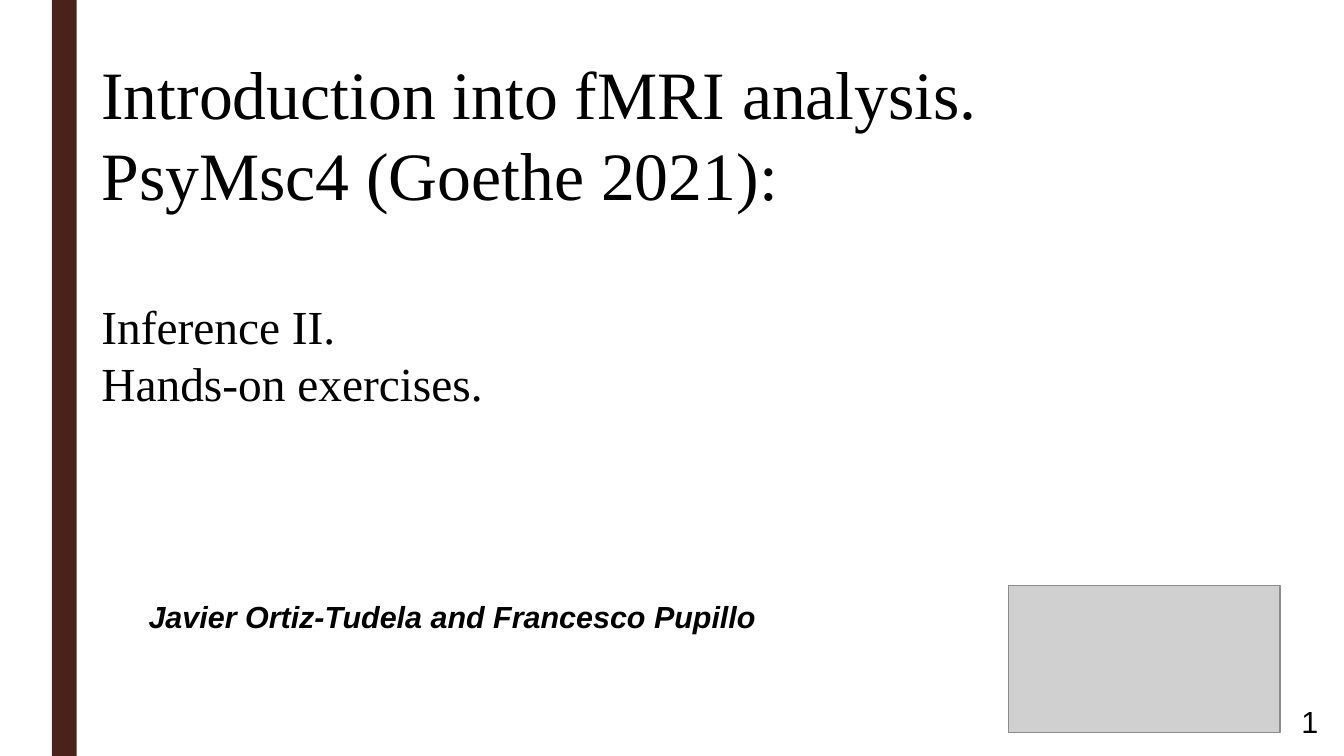
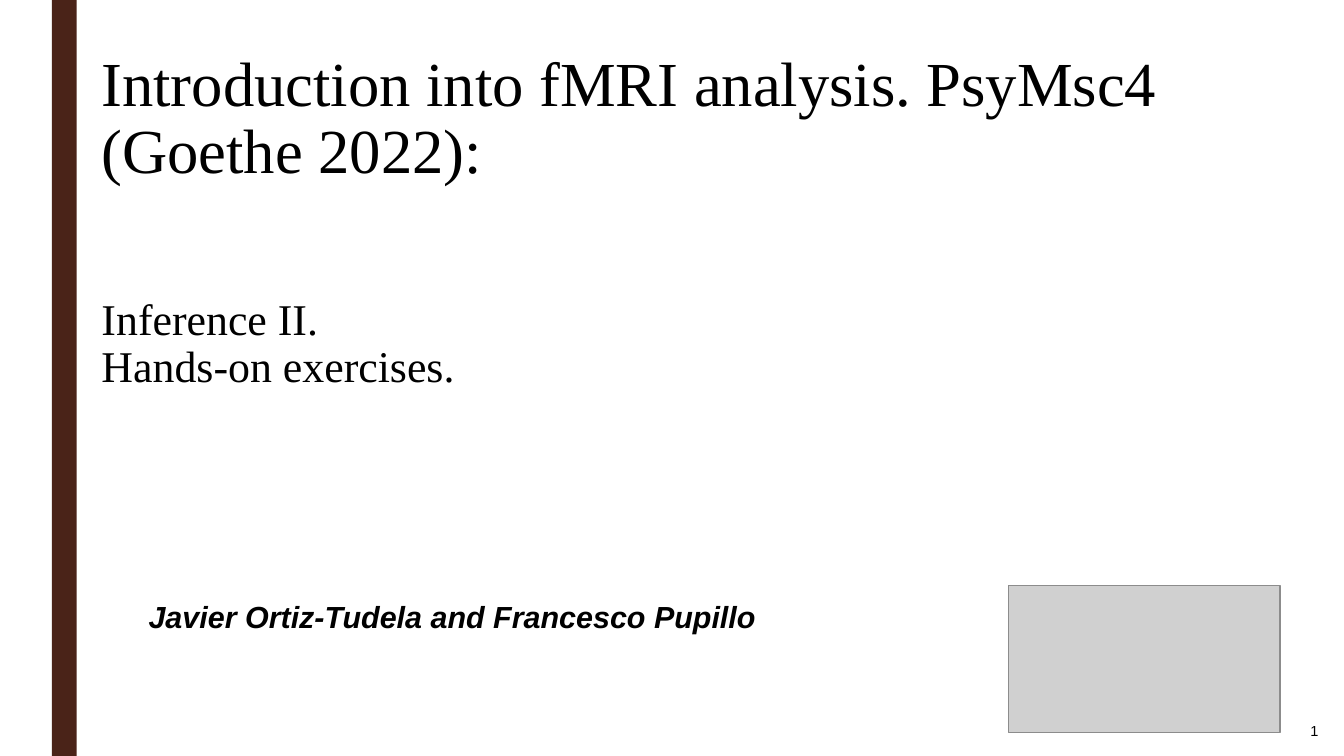
Before and after one commit to ortiztud/fmri_analysis_intro, a slide deck: slide 1 of slides/slides_session-4_hands-on.ppt. Drawn at 1344x756 pixels with LibreOffice and Linux fonts; fonts in the diff are those of the drawing; grey boxes stand for pictures; background and template pictures are left out. Boxes give left, top, right and bottom in pixels: in the first picture for what was removed or moved away, otherwise in the second. Text is boxed around its words. In the diff, an @@ line names an element or a change of style, - is before the commit and + after.

```diff
--- a/slides/slides_session-4_hands-on.ppt
+++ b/slides/slides_session-4_hands-on.ppt
@@ text at box(101, 62, 1156, 185): text changed; size 40 to 37 pt @@
-Introduction into fMRI analysis. PsyMsc4 (Goethe 2021):
+Introduction into fMRI analysis. PsyMsc4 (Goethe 2022):
@@ text "Inference II." at box(101, 304, 455, 383): size 28 to 25.9 pt; line spacing 1 to 0.9 @@
@@ page number at box(1310, 726, 1318, 736): size 18 to 8.6 pt; line spacing 1 to 0.8 @@
```
Also in this commit, not shown: 3 other slides changed, 9 other files.
